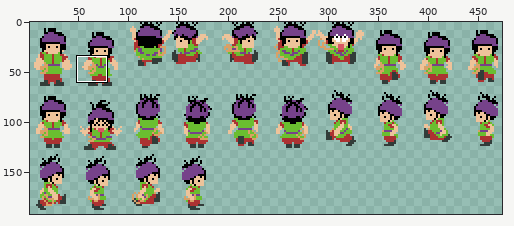
Two states of a sprite sheet, zamburgers/assets/images/chara-test-Sheet.png. The picture above shows the old version from afar; the outline marks the close-up.
Close-up. Before the edit:
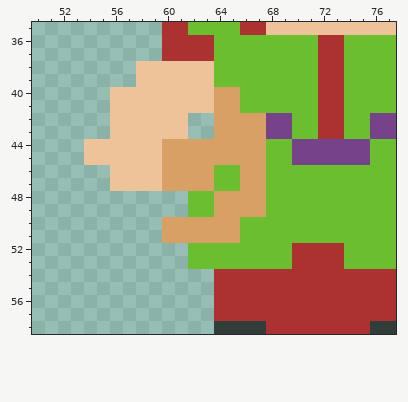
The file is 480x192 pixels. Shown: x 50..77, y 35..58. The wide view leaves out empty margins.
The result:
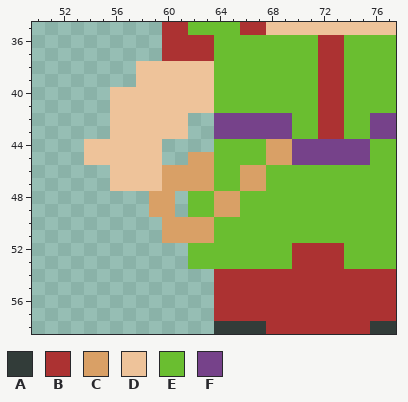
Palette (. is transparent): A #323c39  B #ac3232  C #d9a066  D #eec39a  E #6abe30  F #76428a
Change:
{"y":40,"x":64,"old":"CC","new":"EE"}
{"y":41,"x":64,"old":"CC","new":"EE"}
{"y":42,"x":64,"old":"CCCC","new":"FFFF"}
{"y":43,"x":64,"old":"CCCC","new":"FFFF"}
{"y":44,"x":60,"old":"CCCCCCCCEE","new":"....EEEECC"}
{"y":45,"x":60,"old":"CC","new":".."}
{"y":45,"x":64,"old":"CCCCEE","new":"EEEECC"}
{"y":48,"x":59,"old":"..","new":"CC"}
{"y":48,"x":66,"old":"CC","new":"EE"}
{"y":49,"x":59,"old":"..","new":"CC"}
{"y":49,"x":66,"old":"CC","new":"EE"}
{"y":50,"x":64,"old":"CC","new":"EE"}
{"y":51,"x":64,"old":"CC","new":"EE"}
{"label":"changed","picture_box":[149,87,292,243]}
